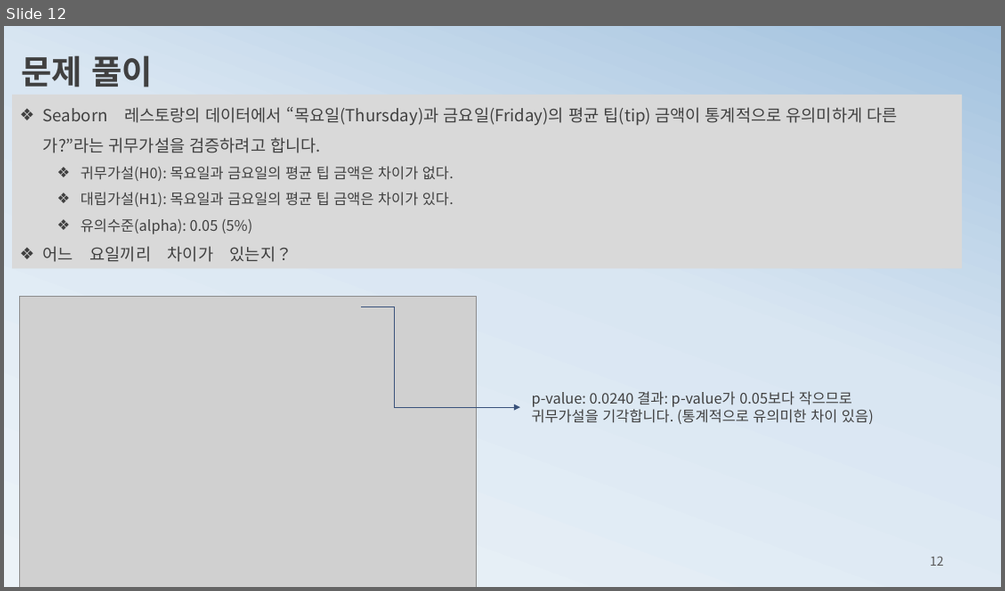
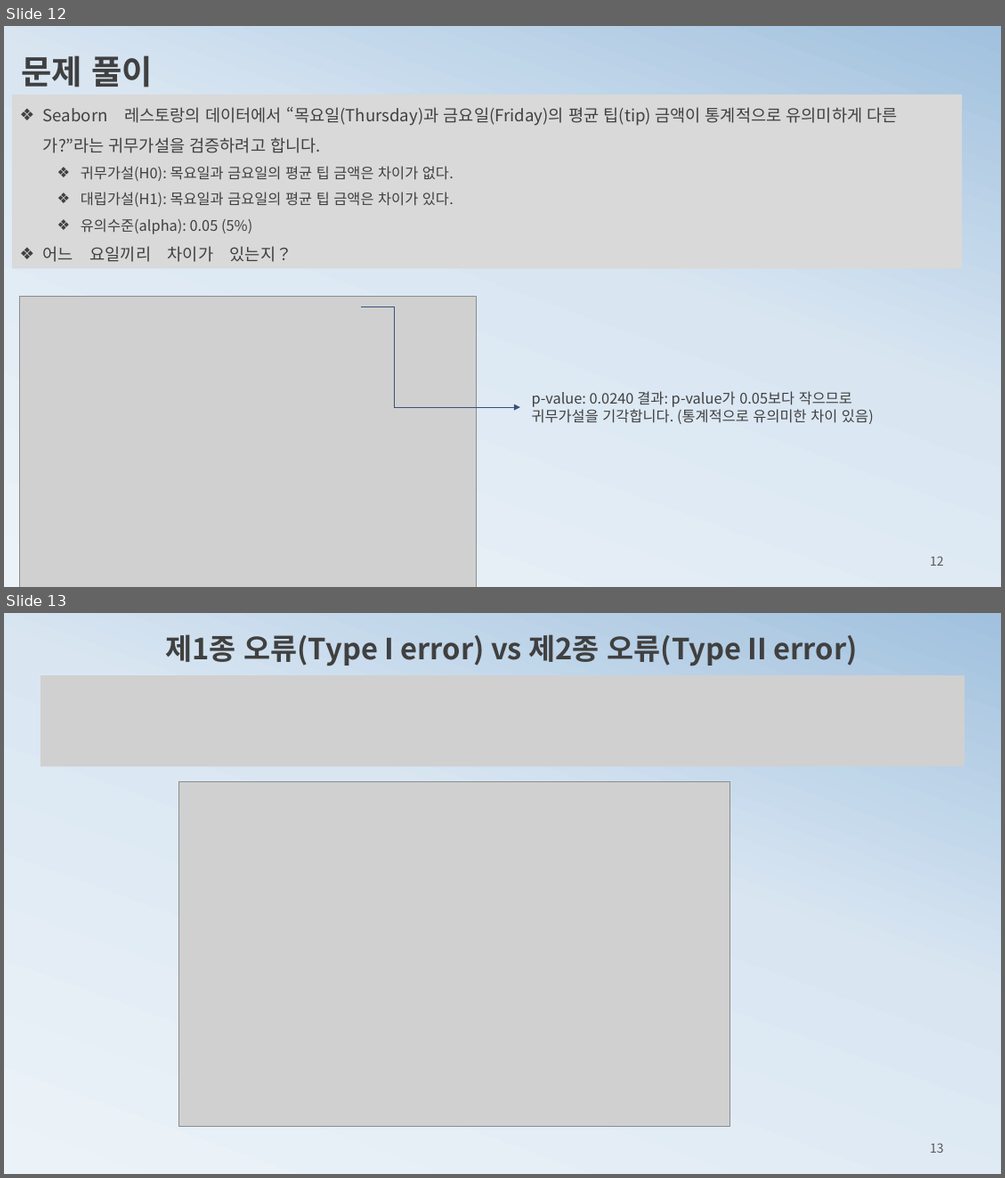
Before and after one commit to ancestor9/mathematics-for-machine-learning, a slide deck: 5_Hypothesis Testing.pptx. Shown one above the other, each under a label of ours: slide 12 before the commit, slides 12 and 13 after it. The pictures are 1005x591 and 1005x1178 pixels, drawn with LibreOffice and Linux fonts; fonts in the diff are those of the drawing; grey boxes stand for pictures. Boxes give left, top, right and bottom in pixels: in the first picture for what was removed or moved away, otherwise in the second. Text is boxed around its words. In the diff, an @@ line names an element or a change of style, - is before the commit and + after.

```diff
--- a/5_Hypothesis Testing.pptx
+++ b/5_Hypothesis Testing.pptx
@@ slide 13 added at (4, 613, 1001, 1174), background gradient #ECF3F8 to #D9E6F2 to #A1C1DE @@
@@ text added at (165, 634, 858, 666), 28 pt, text #404040, bold @@
+제1종 오류(Type I error) vs 제2종 오류(Type II error)
@@ picture added at (40, 676, 964, 767) @@
@@ picture added at (178, 781, 730, 1126) @@
@@ page number added at (930, 1143, 944, 1152), 12 pt, text #595959 @@
+13
```
Also in this commit, not shown: 6 slides changed, 9 other slides added, 5 slides removed.
